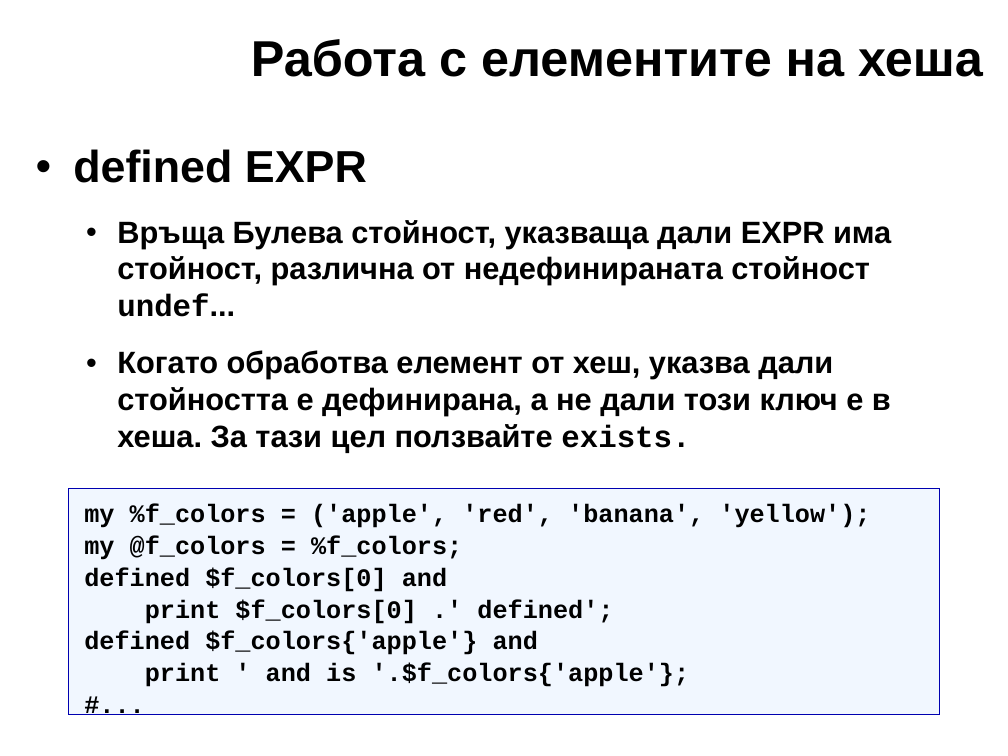
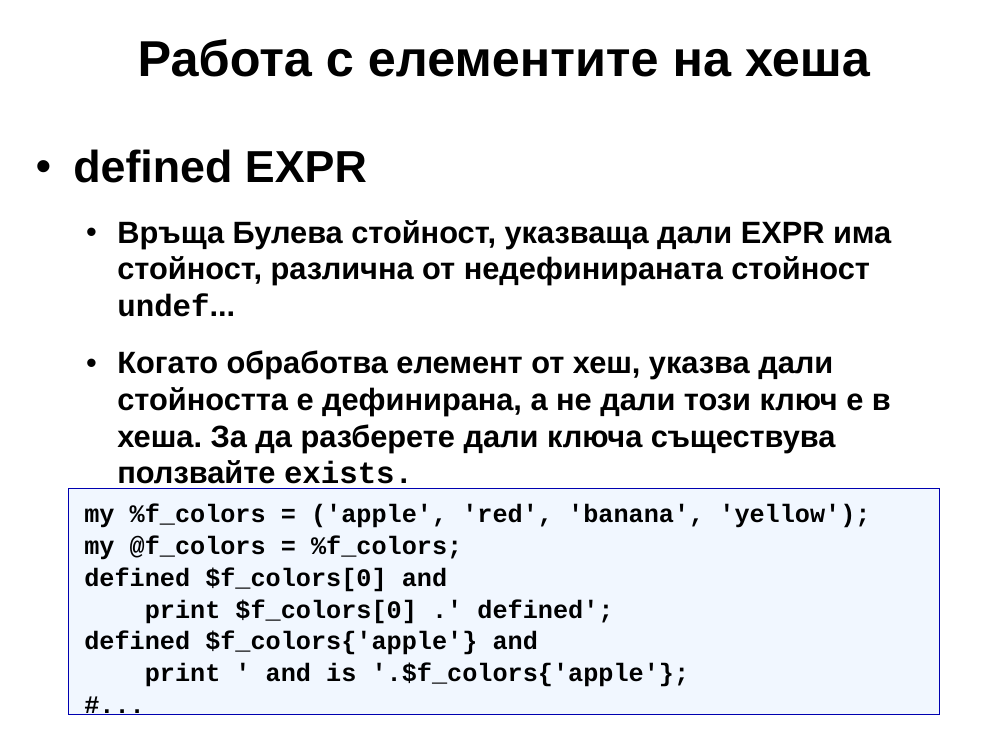
Before and after one commit to kberov/PerlProgrammingCourse, a slide deck: slide 8 of 04_hashes_bg.odp. Drawn at 1008x756 pixels with LibreOffice and Linux fonts; fonts in the diff are those of the drawing; background and template pictures are left out. Boxes give left, top, right and bottom in pixels: in the first picture for what was removed or moved away, otherwise in the second. Text is boxed around its words. In the diff, an @@ line names an element or a change of style, - is before the commit and + after.

```diff
--- a/04_hashes_bg.odp
+++ b/04_hashes_bg.odp
@@ title "Работа с елементите на хеша" moved from (x1=251, y1=39, x2=983, y2=77) to (x1=138, y1=39, x2=870, y2=77) @@
@@ text at (x1=117, y1=350, x2=891, y2=489): text changed @@
-  • Когато обработва елемент от хеш, указва дали стойността е дефинирана, а не дали този ключ е в хеша. За тази цел ползвайте exists.
+  • Когато обработва елемент от хеш, указва дали стойността е дефинирана, а не дали този ключ е в хеша. За да разберете дали ключа съществува ползвайте exists.
```
Also in this commit, not shown: 11 other slides changed, 3 other files.
